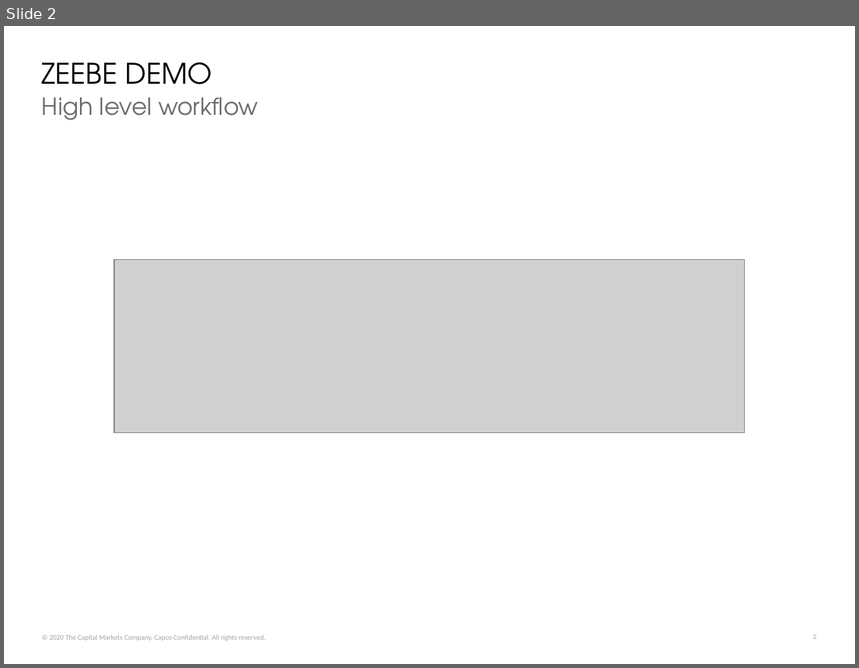
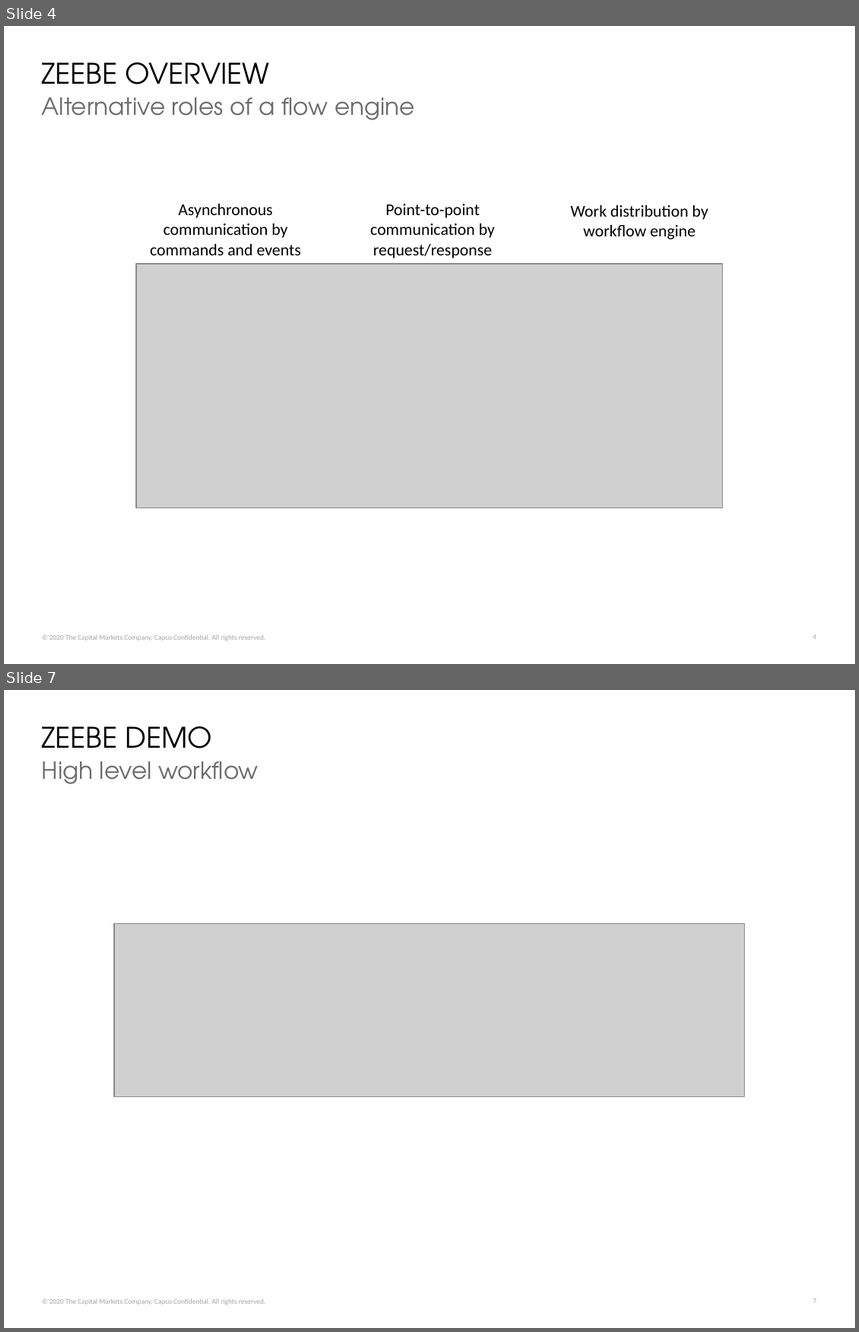
Before and after one commit to ccso-capco/zeebe-demo, a slide deck: docs/zeebe-demo.pptx. Shown one above the other, each under a label of ours: slide 2 before the commit, slides 4 and 7 after it; the slides between them are not shown. The pictures are 859x668 and 859x1332 pixels, drawn with LibreOffice and Linux fonts; fonts in the diff are those of the drawing; grey boxes stand for pictures. Boxes give left, top, right and bottom in pixels: in the first picture for what was removed or moved away, otherwise in the second. Text is boxed around its words. In the diff, an @@ line names an element or a change of style, - is before the commit and + after.

Commit message:
Added payment flow with REST call sample

```diff
--- a/docs/zeebe-demo.pptx
+++ b/docs/zeebe-demo.pptx
@@ slide 4 added at <box>4,26,855,664</box>, background #FFFFFF; not listed: 2 template elements that a slide beside it also shows @@
@@ title added at <box>42,62,270,85</box>, 24 pt, text #000000 @@
+ZEEBE OVERVIEW
@@ text added at <box>42,97,415,120</box>, 20 pt, text #6C6C6C @@
+Alternative roles of a flow engine
@@ text added at <box>150,204,301,256</box>, 14 pt, text #000000 @@
+Asynchronous communication by commands and events
@@ text added at <box>370,204,495,259</box>, 14 pt, text #000000 @@
+Point-to-point communication by request/response
@@ text added at <box>571,205,709,240</box>, 14 pt, text #000000 @@
+Work distribution by workflow engine
@@ picture added at <box>136,263,722,508</box> @@
@@ what was slide 2 is now slide 7 @@
```
Also in this commit, not shown: 2 slides changed, 6 other slides added, 1 slide removed, 31 other files.
